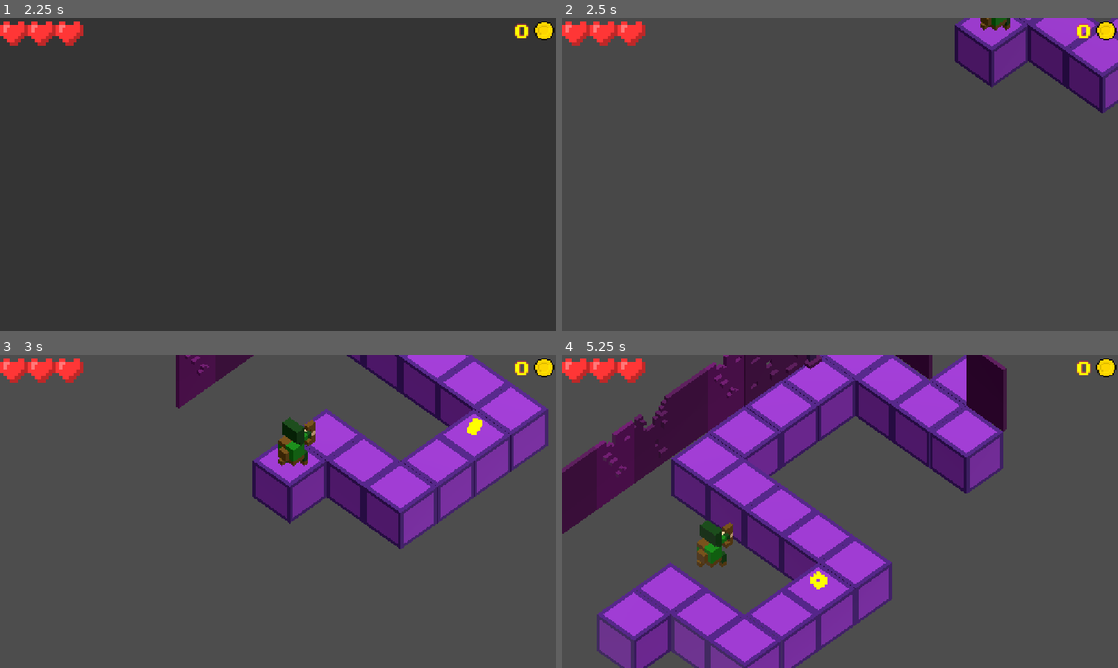
Above: before the commit, frames 1-4 (two rows, left to right).
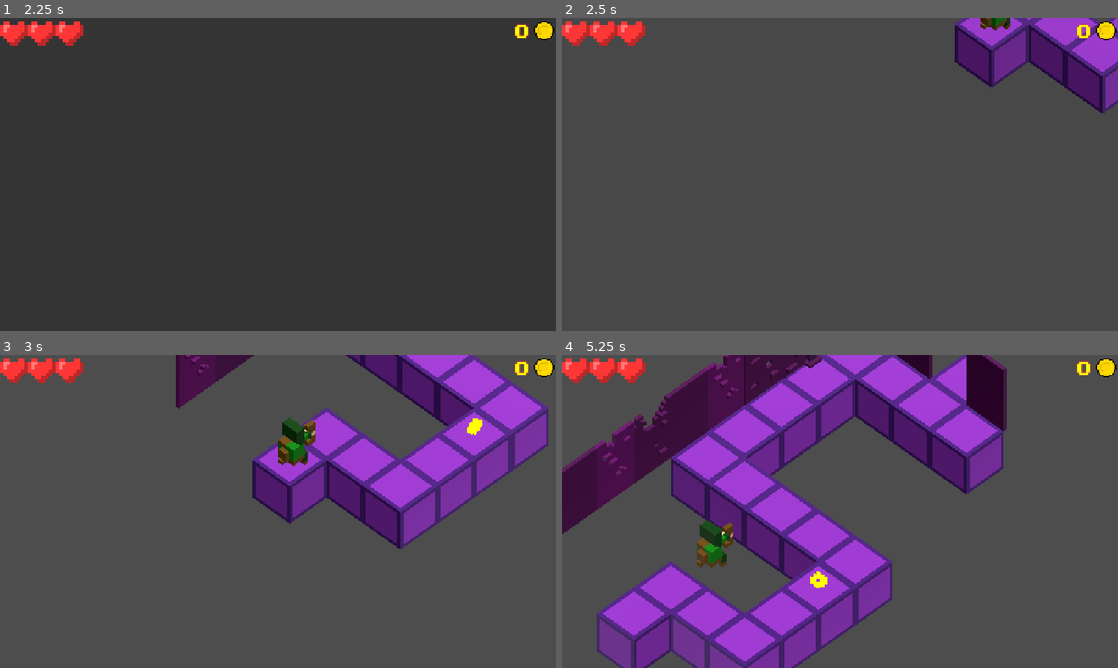
Above: after the commit, the same moments.

Repository: wenqiange/Looty-Dungeon-Recreation
Game: Godot game, scene res://Scenes/MainMenu.tscn
Same seed, same stepped clock (60 frames per second), same inputs: the game is played once before the commit and once after it. Sound files missing from this copy of the repository are replaced by a short silence.
Inputs (mouse positions are in pixels of both pictures, inside the frame that each line leads up to):
- Up to frame 1 (2.25 s): click (278, 89) at 0.5 s; click (278, 89) at 1.25 s; tap Enter at 2 s; move the mouse to (400, 158) at 2.02 s; hold D (move_right) from 2.03 s (still down); tap Z (Action) at 2.1 s
- Up to frame 2 (2.5 s): keep holding D (move_right)
- Up to frame 3 (3 s): move the mouse to (166, 527) at 2.77 s; release D (move_right) at 2.78 s; hold S (move_down) from 2.78 s (still down); tap Z (Action) at 2.85 s
- Up to frame 4 (5.25 s): move the mouse to (895, 442) at 3.52 s; release S (move_down) at 3.53 s; hold D (move_right) 3.53-4.28 s; tap Z (Action) at 3.6, 4.35, 5.1 s; move the mouse to (812, 574) at 4.27 s; hold W (move_up) 4.28-5.03 s; move the mouse to (1006, 558) at 5.02 s; hold A (move_left) from 5.03 s (still down)

Frame 1 is identical in both runs. In frame 2, 0.3% of the frame differs, in the area x 70-100%, y 0-31%; in frame 3, 1.3%; in frame 4, 2.3%, in the area x 6-80%, y 0-100%.

Commit message:
recentrando tiles

Diff:
--- a/looty-dungeon/Nodes/Obstacles/solid_elephant.tscn
+++ b/looty-dungeon/Nodes/Obstacles/solid_elephant.tscn
@@ -17,5 +17,5 @@
 mesh = ExtResource("1_683t1")
 
 [node name="Ground" type="MeshInstance3D" parent="." unique_id=1978757917]
-transform = Transform3D(0.833, 0, 0, 0, 0.833, 0, 0, 0, 0.833, 0, -1, 0.1)
+transform = Transform3D(0.84, 0, 0, 0, 0.84, 0, 0, 0, 0.84, 0, -1, 0.08440435)
 mesh = ExtResource("2_5avjn")
--- a/looty-dungeon/Nodes/Obstacles/solid_knight.tscn
+++ b/looty-dungeon/Nodes/Obstacles/solid_knight.tscn
@@ -17,6 +17,6 @@
 transform = Transform3D(1, 0, 0, 0, 1, 0, 0, 0, 1, -0.00088500977, 0.59555054, 0.009008251)
 shape = SubResource("BoxShape3D_s5pmr")
 
-[node name="Ground" type="MeshInstance3D" parent="." unique_id=814416605]
-transform = Transform3D(0.833, 0, 0, 0, 0.833, 0, 0, 0, 0.833, 0, -1, 0.1)
+[node name="Ground" type="MeshInstance3D" parent="." unique_id=1241718879]
+transform = Transform3D(0.84, 0, 0, 0, 0.84, 0, 0, 0, 0.84, 0, -1, 0.08440435)
 mesh = ExtResource("2_waaa5")
--- a/looty-dungeon/Nodes/Obstacles/solid_lamp.tscn
+++ b/looty-dungeon/Nodes/Obstacles/solid_lamp.tscn
@@ -16,6 +16,6 @@
 transform = Transform3D(1, 0, 0, 0, 1, 0, 0, 0, 1, 0.00017619133, 0.49893188, 0.04699707)
 shape = SubResource("BoxShape3D_ya81m")
 
-[node name="Ground" type="MeshInstance3D" parent="." unique_id=139907688]
-transform = Transform3D(0.833, 0, 0, 0, 0.833, 0, 0, 0, 0.833, 0, -1, 0.1)
+[node name="Ground" type="MeshInstance3D" parent="." unique_id=243551711]
+transform = Transform3D(0.84, 0, 0, 0, 0.84, 0, 0, 0, 0.84, 0, -1, 0.08440435)
 mesh = ExtResource("2_bxufm")
--- a/looty-dungeon/Nodes/Obstacles/solid_object.tscn
+++ b/looty-dungeon/Nodes/Obstacles/solid_object.tscn
@@ -15,6 +15,6 @@
 transform = Transform3D(1, 0, 0, 0, 1, 0, 0, 0, 1, 0.007385254, 0.36193848, 0.008392334)
 shape = SubResource("BoxShape3D_00xw6")
 
-[node name="Ground" type="MeshInstance3D" parent="." unique_id=420083724]
-transform = Transform3D(0.833, 0, 0, 0, 0.833, 0, 0, 0, 0.833, 0, -1, 0.1)
+[node name="Ground" type="MeshInstance3D" parent="." unique_id=1045303553]
+transform = Transform3D(0.84, 0, 0, 0, 0.84, 0, 0, 0, 0.84, 0, -1, 0.08440435)
 mesh = ExtResource("2_yliin")
--- a/looty-dungeon/Nodes/Obstacles/solid_stone.tscn
+++ b/looty-dungeon/Nodes/Obstacles/solid_stone.tscn
@@ -16,6 +16,6 @@
 transform = Transform3D(1, 0, 0, 0, 1, 0, 0, 0, 1, 0.0008392334, 0.43107986, 0.0077273846)
 shape = SubResource("BoxShape3D_ptlk0")
 
-[node name="Ground" type="MeshInstance3D" parent="." unique_id=1646542896]
-transform = Transform3D(0.833, 0, 0, 0, 0.833, 0, 0, 0, 0.833, 0, -1, 0.1)
+[node name="Ground" type="MeshInstance3D" parent="." unique_id=660916915]
+transform = Transform3D(0.84, 0, 0, 0, 0.84, 0, 0, 0, 0.84, 0, -1, 0.08440435)
 mesh = ExtResource("2_4aft0")
--- a/looty-dungeon/Nodes/Tiles/end_tile.tscn
+++ b/looty-dungeon/Nodes/Tiles/end_tile.tscn
@@ -10,7 +10,7 @@
 script = ExtResource("2_qska4")
 
 [node name="MeshInstance3D" parent="." index="0" unique_id=570839307]
-transform = Transform3D(0.83236337, 0, 0, 0, 0.8259125, 0, 0, 0, 0.82681406, 0, -0.9957491, 0.08268387)
+transform = Transform3D(0.84, 0, 0, 0, 0.84, 0, 0, 0, 0.84, 0, -0.9957491, 0.08268387)
 
 [node name="CollisionShape3D" parent="." index="1" unique_id=1830856]
 transform = Transform3D(1, 0, 0, 0, 1, 0, 0, 0, 1, 0, -0.5, 0)
--- a/looty-dungeon/Nodes/Tiles/ground_tile.tscn
+++ b/looty-dungeon/Nodes/Tiles/ground_tile.tscn
@@ -17,7 +17,7 @@
 script = ExtResource("1_806lj")
 
 [node name="MeshInstance3D" type="MeshInstance3D" parent="." unique_id=570839307]
-transform = Transform3D(0.83236337, 0, 0, 0, 0.8259125, 0, 0, 0, 0.82681406, 0, -0.9957491, 0.08268387)
+transform = Transform3D(0.844, 0, 0, 0, 0.844, 0, 0, 0, 0.844, 0, -0.9957491, 0.08716124)
 mesh = ExtResource("1_tar0w")
 
 [node name="CollisionShape3D" type="CollisionShape3D" parent="." unique_id=1830856]
--- a/looty-dungeon/Nodes/Tiles/ground_tile_no_pathing.tscn
+++ b/looty-dungeon/Nodes/Tiles/ground_tile_no_pathing.tscn
@@ -7,7 +7,7 @@
 [node name="GroundTile_nopathing" type="StaticBody3D" unique_id=1690565268 groups=["LevelPathing"]]
 
 [node name="MeshInstance3D" type="MeshInstance3D" parent="." unique_id=570839307]
-transform = Transform3D(0.83236337, 0, 0, 0, 0.8259125, 0, 0, 0, 0.82681406, 0, -0.49574915, 0.08268387)
+transform = Transform3D(0.84, 0, 0, 0, 0.84, 0, 0, 0, 0.84, -0.004028797, -0.49574915, 0.085090935)
 mesh = ExtResource("2_3g5uu")
 
 [node name="CollisionShape3D" type="CollisionShape3D" parent="." unique_id=1830856]
--- a/looty-dungeon/Nodes/Traps/axe_trap.tscn
+++ b/looty-dungeon/Nodes/Traps/axe_trap.tscn
@@ -104,6 +104,6 @@
 [node name="AxeSound" type="AudioStreamPlayer3D" parent="." unique_id=2125872387]
 volume_db = -25.43
 
-[node name="Ground" type="MeshInstance3D" parent="." unique_id=205915163]
-transform = Transform3D(0.833, 0, 0, 0, 0.833, 0, 0, 0, 0.833, -0.0016400814, -1, 0.08395183)
+[node name="Ground" type="MeshInstance3D" parent="." unique_id=1330131596]
+transform = Transform3D(0.84, 0, 0, 0, 0.84, 0, 0, 0, 0.84, 0, -1, 0.08440435)
 mesh = ExtResource("6_xkgfy")
--- a/looty-dungeon/Nodes/Traps/trident_trap.tscn
+++ b/looty-dungeon/Nodes/Traps/trident_trap.tscn
@@ -99,6 +99,6 @@
 [node name="TridentSound" type="AudioStreamPlayer3D" parent="." unique_id=1996172311]
 volume_db = -22.588
 
-[node name="Ground" type="MeshInstance3D" parent="." unique_id=832744743]
-transform = Transform3D(0.833, 0, 0, 0, 0.833, 0, 0, 0, 0.833, 0, -1, 0.086000025)
+[node name="Ground" type="MeshInstance3D" parent="." unique_id=1191193148]
+transform = Transform3D(0.84, 0, 0, 0, 0.84, 0, 0, 0, 0.84, 0, -1, 0.08440435)
 mesh = ExtResource("5_5c20n")
--- a/looty-dungeon/Nodes/levels/level_boss.tscn
+++ b/looty-dungeon/Nodes/levels/level_boss.tscn
@@ -36,115 +36,115 @@
 transform = Transform3D(1, 0, 0, 0, 1, 0, 0, 0, 1, -1, 0, 1)
 
 [node name="GroundTile11" parent="Falling_Ground" unique_id=1018696384 instance=ExtResource("3_6juys")]
-transform = Transform3D(1, 0, 0, 0, 1, 0, 0, 0, 1, 2, 0, 1)
+transform = Transform3D(1, 0, 0, 0, 1, 0, 0, 0, 1, 2, 0, 2)
 
 [node name="GroundTile14" parent="Falling_Ground" unique_id=1528984939 instance=ExtResource("3_6juys")]
 transform = Transform3D(1, 0, 0, 0, 1, 0, 0, 0, 1, 1, 0, 1)
 
 [node name="GroundTile16" parent="Falling_Ground" unique_id=1840925614 instance=ExtResource("3_6juys")]
-transform = Transform3D(1, 0, 0, 0, 1, 0, 0, 0, 1, -0.0012321472, 0, 2.9917874)
+transform = Transform3D(1, 0, 0, 0, 1, 0, 0, 0, 1, 0, 0, 2.9917874)
 
 [node name="GroundTile18" parent="Falling_Ground" unique_id=841834058 instance=ExtResource("3_6juys")]
-transform = Transform3D(1, 0, 0, 0, 1, 0, 0, 0, 1, -0.0012321472, 0, 4.9917874)
+transform = Transform3D(1, 0, 0, 0, 1, 0, 0, 0, 1, 0, 0, 4.9917874)
 
 [node name="GroundTile20" parent="Falling_Ground" unique_id=2003986109 instance=ExtResource("3_6juys")]
-transform = Transform3D(1, 0, 0, 0, 1, 0, 0, 0, 1, -1.0012321, 0, 3.9917874)
+transform = Transform3D(1, 0, 0, 0, 1, 0, 0, 0, 1, -1, 0, 3.9917874)
 
 [node name="GroundTile22" parent="Falling_Ground" unique_id=1332815559 instance=ExtResource("3_6juys")]
-transform = Transform3D(1, 0, 0, 0, 1, 0, 0, 0, 1, -2.0012321, 0, 2.9917874)
+transform = Transform3D(1, 0, 0, 0, 1, 0, 0, 0, 1, -2, 0, 2.9917874)
 
 [node name="GroundTile24" parent="Falling_Ground" unique_id=1619283376 instance=ExtResource("3_6juys")]
-transform = Transform3D(1, 0, 0, 0, 1, 0, 0, 0, 1, -2.0012321, 0, 4.9917874)
+transform = Transform3D(1, 0, 0, 0, 1, 0, 0, 0, 1, -2, 0, 4.9917874)
 
 [node name="GroundTile25" parent="Falling_Ground" unique_id=470936102 instance=ExtResource("3_6juys")]
-transform = Transform3D(1, 0, 0, 0, 1, 0, 0, 0, 1, 1.9987679, 0, 2.9917874)
+transform = Transform3D(1, 0, 0, 0, 1, 0, 0, 0, 1, 2, 0, 2.9917874)
 
 [node name="GroundTile27" parent="Falling_Ground" unique_id=1333204217 instance=ExtResource("3_6juys")]
-transform = Transform3D(1, 0, 0, 0, 1, 0, 0, 0, 1, 1.9987679, 0, 4.9917874)
+transform = Transform3D(1, 0, 0, 0, 1, 0, 0, 0, 1, 2, 0, 4.9917874)
 
 [node name="GroundTile29" parent="Falling_Ground" unique_id=357067523 instance=ExtResource("3_6juys")]
-transform = Transform3D(1, 0, 0, 0, 1, 0, 0, 0, 1, 0.99876785, 0, 3.9917874)
+transform = Transform3D(1, 0, 0, 0, 1, 0, 0, 0, 1, 1, 0, 3.9917874)
 
 [node name="GroundTile32" parent="Falling_Ground" unique_id=748472712 instance=ExtResource("3_6juys")]
-transform = Transform3D(1, 0, 0, 0, 1, 0, 0, 0, 1, 0.0060076714, 0, 6.9995294)
+transform = Transform3D(1, 0, 0, 0, 1, 0, 0, 0, 1, 0, 0, 6.9995294)
 
 [node name="GroundTile33" parent="Falling_Ground" unique_id=198341535 instance=ExtResource("3_6juys")]
-transform = Transform3D(1, 0, 0, 0, 1, 0, 0, 0, 1, 0.0060076714, 0, 7.9995294)
+transform = Transform3D(1, 0, 0, 0, 1, 0, 0, 0, 1, 0, 0, 7.9995294)
 
 [node name="GroundTile34" parent="Falling_Ground" unique_id=1066944431 instance=ExtResource("3_6juys")]
-transform = Transform3D(1, 0, 0, 0, 1, 0, 0, 0, 1, -0.9939923, 0, 5.9995294)
+transform = Transform3D(1, 0, 0, 0, 1, 0, 0, 0, 1, -1, 0, 5.9995294)
 
 [node name="GroundTile36" parent="Falling_Ground" unique_id=815299305 instance=ExtResource("3_6juys")]
-transform = Transform3D(1, 0, 0, 0, 1, 0, 0, 0, 1, -0.9939923, 0, 7.9995294)
+transform = Transform3D(1, 0, 0, 0, 1, 0, 0, 0, 1, -1, 0, 7.9995294)
 
 [node name="GroundTile37" parent="Falling_Ground" unique_id=496064744 instance=ExtResource("3_6juys")]
-transform = Transform3D(1, 0, 0, 0, 1, 0, 0, 0, 1, -1.9939923, 0, 5.9995294)
+transform = Transform3D(1, 0, 0, 0, 1, 0, 0, 0, 1, -2, 0, 5.9995294)
 
 [node name="GroundTile38" parent="Falling_Ground" unique_id=673459903 instance=ExtResource("3_6juys")]
-transform = Transform3D(1, 0, 0, 0, 1, 0, 0, 0, 1, -1.9939923, 0, 6.9995294)
+transform = Transform3D(1, 0, 0, 0, 1, 0, 0, 0, 1, -2, 0, 6.9995294)
 
 [node name="GroundTile39" parent="Falling_Ground" unique_id=1820965929 instance=ExtResource("3_6juys")]
-transform = Transform3D(1, 0, 0, 0, 1, 0, 0, 0, 1, -1.9939923, 0, 7.9995294)
+transform = Transform3D(1, 0, 0, 0, 1, 0, 0, 0, 1, -2, 0, 7.9995294)
 
 [node name="GroundTile40" parent="Falling_Ground" unique_id=1486748435 instance=ExtResource("3_6juys")]
-transform = Transform3D(1, 0, 0, 0, 1, 0, 0, 0, 1, 2.0060077, 0, 5.9995294)
+transform = Transform3D(1, 0, 0, 0, 1, 0, 0, 0, 1, 2, 0, 5.9995294)
 
 [node name="GroundTile41" parent="Falling_Ground" unique_id=1316837257 instance=ExtResource("3_6juys")]
-transform = Transform3D(1, 0, 0, 0, 1, 0, 0, 0, 1, 2.0060077, 0, 6.9995294)
+transform = Transform3D(1, 0, 0, 0, 1, 0, 0, 0, 1, 2, 0, 6.9995294)
 
 [node name="GroundTile42" parent="Falling_Ground" unique_id=570187073 instance=ExtResource("3_6juys")]
-transform = Transform3D(1, 0, 0, 0, 1, 0, 0, 0, 1, 2.0060077, 0, 7.9995294)
+transform = Transform3D(1, 0, 0, 0, 1, 0, 0, 0, 1, 2, 0, 7.9995294)
 
 [node name="GroundTile43" parent="Falling_Ground" unique_id=1731844319 instance=ExtResource("3_6juys")]
-transform = Transform3D(1, 0, 0, 0, 1, 0, 0, 0, 1, 1.0060077, 0, 5.9995294)
+transform = Transform3D(1, 0, 0, 0, 1, 0, 0, 0, 1, 1, 0, 5.9995294)
 
 [node name="GroundTile45" parent="Falling_Ground" unique_id=158444274 instance=ExtResource("3_6juys")]
-transform = Transform3D(1, 0, 0, 0, 1, 0, 0, 0, 1, 1.0060077, 0, 7.9995294)
+transform = Transform3D(1, 0, 0, 0, 1, 0, 0, 0, 1, 1, 0, 7.9995294)
 
 [node name="GroundTile46" parent="Falling_Ground" unique_id=946345050 instance=ExtResource("3_6juys")]
-transform = Transform3D(1, 0, 0, 0, 1, 0, 0, 0, 1, 0.004775524, 0, 8.991317)
+transform = Transform3D(1, 0, 0, 0, 1, 0, 0, 0, 1, 0, 0, 8.991317)
 
 [node name="GroundTile47" parent="Falling_Ground" unique_id=1522227699 instance=ExtResource("3_6juys")]
-transform = Transform3D(1, 0, 0, 0, 1, 0, 0, 0, 1, 0.004775524, 0, 9.991317)
+transform = Transform3D(1, 0, 0, 0, 1, 0, 0, 0, 1, 0, 0, 9.991317)
 
 [node name="GroundTile48" parent="Falling_Ground" unique_id=1896008024 instance=ExtResource("3_6juys")]
-transform = Transform3D(1, 0, 0, 0, 1, 0, 0, 0, 1, 0.004775524, 0, 10.991317)
+transform = Transform3D(1, 0, 0, 0, 1, 0, 0, 0, 1, 0, 0, 10.991317)
 
 [node name="GroundTile49" parent="Falling_Ground" unique_id=1889002774 instance=ExtResource("3_6juys")]
-transform = Transform3D(1, 0, 0, 0, 1, 0, 0, 0, 1, -0.9952245, 0, 8.991317)
+transform = Transform3D(1, 0, 0, 0, 1, 0, 0, 0, 1, -1, 0, 8.991317)
 
 [node name="GroundTile50" parent="Falling_Ground" unique_id=848725894 instance=ExtResource("3_6juys")]
-transform = Transform3D(1, 0, 0, 0, 1, 0, 0, 0, 1, -0.9952245, 0, 9.991317)
+transform = Transform3D(1, 0, 0, 0, 1, 0, 0, 0, 1, -1, 0, 9.991317)
 
 [node name="GroundTile51" parent="Falling_Ground" unique_id=1486338186 instance=ExtResource("3_6juys")]
-transform = Transform3D(1, 0, 0, 0, 1, 0, 0, 0, 1, -0.9952245, 0, 10.991317)
+transform = Transform3D(1, 0, 0, 0, 1, 0, 0, 0, 1, -1, 0, 10.991317)
 
 [node name="GroundTile54" parent="Falling_Ground" unique_id=748784068 instance=ExtResource("3_6juys")]
-transform = Transform3D(1, 0, 0, 0, 1, 0, 0, 0, 1, -1.9952245, 0, 10.991317)
+transform = Transform3D(1, 0, 0, 0, 1, 0, 0, 0, 1, -2, 0, 10.991317)
 
 [node name="GroundTile57" parent="Falling_Ground" unique_id=1927785292 instance=ExtResource("3_6juys")]
-transform = Transform3D(1, 0, 0, 0, 1, 0, 0, 0, 1, 2.0047755, 0, 10.991317)
+transform = Transform3D(1, 0, 0, 0, 1, 0, 0, 0, 1, 2, 0, 10.991317)
 
 [node name="GroundTile58" parent="Falling_Ground" unique_id=1678296730 instance=ExtResource("3_6juys")]
-transform = Transform3D(1, 0, 0, 0, 1, 0, 0, 0, 1, 1.0047755, 0, 8.991317)
+transform = Transform3D(1, 0, 0, 0, 1, 0, 0, 0, 1, 1, 0, 8.991317)
 
 [node name="GroundTile59" parent="Falling_Ground" unique_id=21744172 instance=ExtResource("3_6juys")]
-transform = Transform3D(1, 0, 0, 0, 1, 0, 0, 0, 1, 1.0047755, 0, 9.991317)
+transform = Transform3D(1, 0, 0, 0, 1, 0, 0, 0, 1, 1, 0, 9.991317)
 
 [node name="GroundTile60" parent="Falling_Ground" unique_id=1331019045 instance=ExtResource("3_6juys")]
-transform = Transform3D(1, 0, 0, 0, 1, 0, 0, 0, 1, 1.0047755, 0, 10.991317)
+transform = Transform3D(1, 0, 0, 0, 1, 0, 0, 0, 1, 1, 0, 10.991317)
 
 [node name="GroundTile62" parent="Falling_Ground" unique_id=1279213227 instance=ExtResource("3_6juys")]
-transform = Transform3D(1, 0, 0, 0, 1, 0, 0, 0, 1, -1.00964, 0, 1.9952302)
+transform = Transform3D(1, 0, 0, 0, 1, 0, 0, 0, 1, -1, 0, 2)
 
 [node name="GroundTile63" parent="Falling_Ground" unique_id=1702624543 instance=ExtResource("3_6juys")]
-transform = Transform3D(1, 0, 0, 0, 1, 0, 0, 0, 1, 0.9721904, 0, 2.0002823)
+transform = Transform3D(1, 0, 0, 0, 1, 0, 0, 0, 1, 1, 0, 2)
 
 [node name="GroundTile9" parent="Falling_Ground" unique_id=2048334634 instance=ExtResource("3_6juys")]
-transform = Transform3D(1, 0, 0, 0, 1, 0, 0, 0, 1, -0.0013378859, 0, 1.9956964)
+transform = Transform3D(1, 0, 0, 0, 1, 0, 0, 0, 1, 0, 0, 2)
 
 [node name="GroundTile10" parent="Falling_Ground" unique_id=807270874 instance=ExtResource("3_6juys")]
-transform = Transform3D(1, 0, 0, 0, 1, 0, 0, 0, 1, -1.9959686, 0, 1.9956964)
+transform = Transform3D(1, 0, 0, 0, 1, 0, 0, 0, 1, -2, 0, 2)
 
 [node name="GroundTile3" parent="Falling_Ground" unique_id=1978578881 instance=ExtResource("3_6juys")]
 transform = Transform3D(1, 0, 0, 0, 1, 0, 0, 0, 1, -1, 0, 7)
@@ -171,28 +171,28 @@
 transform = Transform3D(1, 0, 0, 0, 1, 0, 0, 0, 1, 1, 0, 7)
 
 [node name="solid_stone" parent="Falling_Ground" unique_id=603252229 instance=ExtResource("14_1vca5")]
-transform = Transform3D(-4.371139e-08, 0, -1, 0, 1, 0, 1, 0, -4.371139e-08, 2.0121126, 0, 3.9747598)
+transform = Transform3D(-4.371139e-08, 0, -1, 0, 1, 0, 1, 0, -4.371139e-08, 2, 0, 3.9747598)
 
 [node name="solid_stone2" parent="Falling_Ground" unique_id=1867848078 instance=ExtResource("14_1vca5")]
-transform = Transform3D(-4.371139e-08, 0, 1, 0, 1, 0, -1, 0, -4.371139e-08, -1.9964323, 0, 3.9620457)
+transform = Transform3D(-4.371139e-08, 0, 1, 0, 1, 0, -1, 0, -4.371139e-08, -2, 0, 4)
 
 [node name="solid_knight" parent="Falling_Ground" unique_id=136595844 instance=ExtResource("14_p0sbx")]
-transform = Transform3D(-4.371139e-08, 0, -1, 0, 1, 0, 1, 0, -4.371139e-08, 1.9802451, 0, 8.969201)
+transform = Transform3D(-4.371139e-08, 0, -1, 0, 1, 0, 1, 0, -4.371139e-08, 2, 0, 8.969201)
 
 [node name="solid_knight2" parent="Falling_Ground" unique_id=1330312952 instance=ExtResource("14_p0sbx")]
-transform = Transform3D(-4.371139e-08, 0, -1, 0, 1, 0, 1, 0, -4.371139e-08, 1.9792095, 0, 9.984365)
+transform = Transform3D(-4.371139e-08, 0, -1, 0, 1, 0, 1, 0, -4.371139e-08, 2, 0, 9.984365)
 
 [node name="solid_elephant" parent="Falling_Ground" unique_id=653262875 instance=ExtResource("15_pil87")]
-transform = Transform3D(-4.371139e-08, 0, 1, 0, 1, 0, -1, 0, -4.371139e-08, -1.836648, 0, 10.00958)
+transform = Transform3D(-4.371139e-08, 0, 1, 0, 1, 0, -1, 0, -4.371139e-08, -2, 0, 10)
 
 [node name="solid_elephant2" parent="Falling_Ground" unique_id=2050883358 instance=ExtResource("15_pil87")]
-transform = Transform3D(-4.371139e-08, 0, 1, 0, 1, 0, -1, 0, -4.371139e-08, -1.8187368, 0, 9.039921)
+transform = Transform3D(-4.371139e-08, 0, 1, 0, 1, 0, -1, 0, -4.371139e-08, -2, 0, 9)
 
 [node name="solid_lamp" parent="Falling_Ground" unique_id=590701283 instance=ExtResource("16_pil87")]
-transform = Transform3D(1, 0, 0, 0, 1, 0, 0, 0, 1, -2.0537007, 0, 0.9322781)
+transform = Transform3D(1, 0, 0, 0, 1, 0, 0, 0, 1, -2, 0, 1)
 
 [node name="solid_lamp2" parent="Falling_Ground" unique_id=1124201144 instance=ExtResource("16_pil87")]
-transform = Transform3D(1, 0, 0, 0, 1, 0, 0, 0, 1, 2.0367792, 0, 0.89695334)
+transform = Transform3D(1, 0, 0, 0, 1, 0, 0, 0, 1, 2, 0, 1)
 
 [node name="Walls" type="Node3D" parent="." unique_id=1423668356]
 
@@ -242,7 +242,7 @@
 transform = Transform3D(-1, 0, -8.742278e-08, 0, 1, 0, 8.742278e-08, 0, -1, -1.9980056, 0, 11.5)
 
 [node name="Door" parent="." unique_id=1781724774 instance=ExtResource("9_bnt2c")]
-transform = Transform3D(-1, 0, -8.742278e-08, 0, 1, 0, 8.742278e-08, 0, -1, 0.00613147, 0, 11.5)
+transform = Transform3D(-1, 0, -8.742278e-08, 0, 1, 0, 8.742278e-08, 0, -1, 0, 0, 11.5)
 
 [node name="Traps" type="Node3D" parent="." unique_id=1833239713]
 
